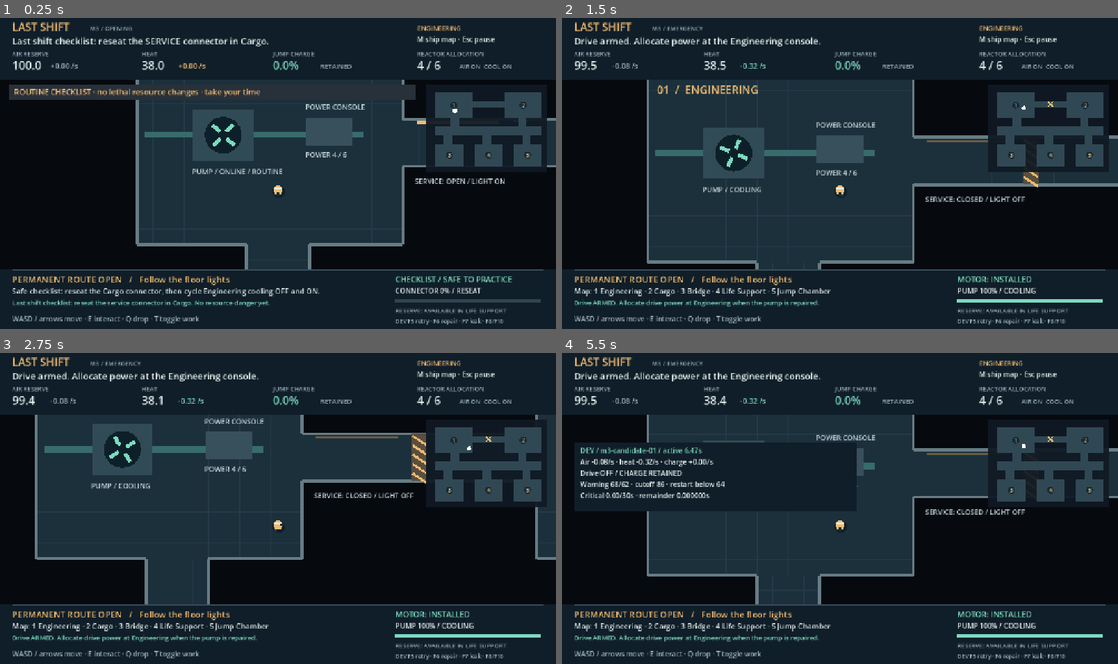
Above: before the commit, frames 1-4 (two rows, left to right).
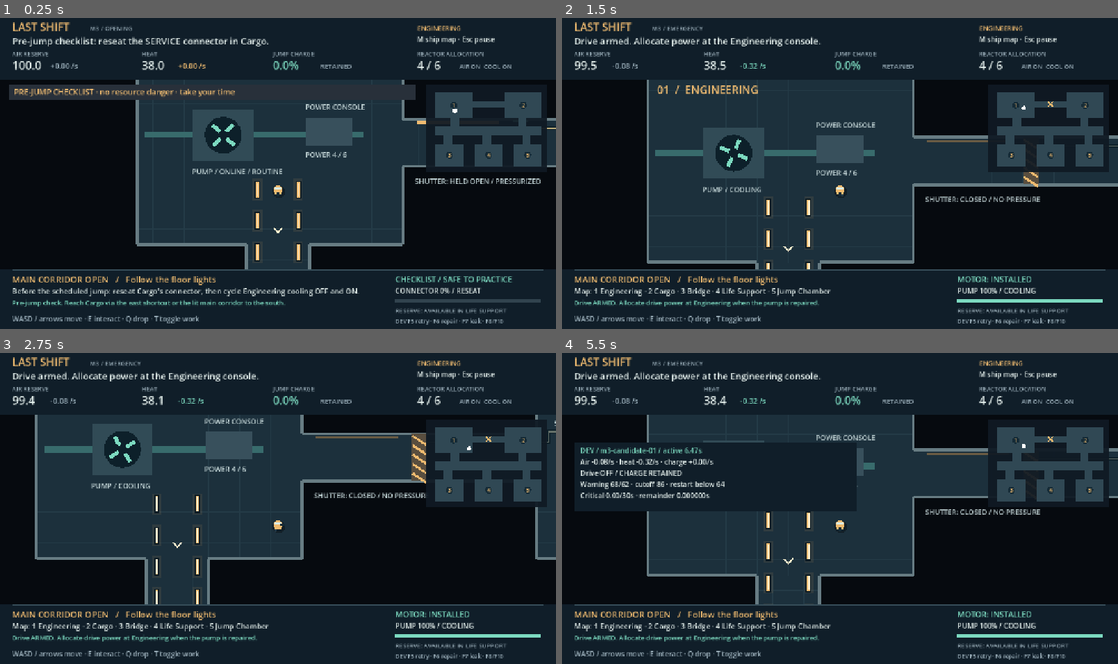
Above: after the commit, the same moments.

Repository: Johnson-Dev-Agent-Management/lastshift
Game: Godot game, scene res://scenes/ship.tscn
Same seed, same stepped clock (60 frames per second), same inputs: the game is played once before the commit and once after it.
Inputs (mouse positions are in pixels of both pictures, inside the frame that each line leads up to):
- Up to frame 1 (0.25 s): no input
- Up to frame 2 (1.5 s): move the mouse to (962, 157) at 0.52 s; hold D (move_right) 0.53-1.28 s; hold F7 (dev_leak) 0.53-1.28 s; click (962, 157) at 0.67 s; tap F6 (dev_ready) at 0.8, 1.35 s; move the mouse to (728, 189) at 1.27 s; hold S (move_down) from 1.28 s (still down)
- Up to frame 3 (2.75 s): tap Q (drop) at 1.55 s; move the mouse to (333, 440) at 2.02 s; release S (move_down) at 2.03 s; hold D (move_right) from 2.03 s (still down); hold Q (drop) from 2.03 s (still down); tap E (interact) at 2.3 s
- Up to frame 4 (5.5 s): move the mouse to (812, 570) at 2.77 s; release D (move_right) at 2.78 s; release Q (drop) at 2.78 s; hold W (move_up) 2.78-3.53 s; tap E (interact) at 2.85, 5.3 s; click (812, 570) at 2.92 s; tap F7 (dev_leak) at 3.05 s; move the mouse to (1006, 555) at 3.52 s; hold F7 (dev_leak) 3.53-4.28 s; hold A (move_left) 3.53-5.03 s; tap F6 (dev_ready) at 3.8 s; move the mouse to (673, 461) at 4.27 s; tap F8 (dev_overlay) at 4.35 s; tap Q (drop) at 4.55 s; move the mouse to (867, 508) at 5.02 s; hold S (move_down) from 5.03 s (still down); hold F6 (dev_ready) from 5.03 s (still down); click (867, 508) at 5.17 s

The runs differ from the first frame. In frame 1, 3.0% of the frame differs, in the area x 2-100%, y 6-93%; in frame 2, 1.1%; in frame 3, 1.2%; in frame 4, 1.2%.

Commit message:
Clarify ship routes, jump failure and door motor salvage

Diff:
--- a/game/balance_profile.tres
+++ b/game/balance_profile.tres
@@ -28,7 +28,7 @@
 critical_clear = 88.0
 critical_grace_seconds = 30.0
 connector_seconds = 4.0
-transition_message_seconds = 2.0
+transition_message_seconds = 4.0
 leak_charge_gate = 30.0
 recovery_seconds = 40.0
 leak_warning_seconds = 6.0
--- a/game/project.godot
+++ b/game/project.godot
@@ -3,7 +3,7 @@
 
 [application]
 config/name="Last Shift"
-config/version="0.3.0"
+config/version="0.3.1"
 run/main_scene="res://scenes/ship.tscn"
 config/features=PackedStringArray("4.6", "GL Compatibility")
 config/icon="res://assets/icon.svg"
--- a/game/scripts/balance_profile.gd
+++ b/game/scripts/balance_profile.gd
@@ -26,7 +26,7 @@
 @export var critical_clear := 88.0
 @export var critical_grace_seconds := 30.0
 @export var connector_seconds := 4.0
-@export var transition_message_seconds := 2.0
+@export var transition_message_seconds := 4.0
 @export var leak_charge_gate := 30.0
 @export var recovery_seconds := 40.0
 @export var leak_warning_seconds := 6.0
--- a/game/scripts/hud.gd
+++ b/game/scripts/hud.gd
@@ -81,18 +81,24 @@
 		text_at(Vector2(42, 309), "Warning %.0f/%.0f · cutoff %.0f · restart below %.0f" % [profile.heat_warning_enter, profile.heat_warning_clear, profile.drive_cutoff, profile.drive_restart], 16)
 		text_at(Vector2(42, 335), "Critical %.2f/%.0fs · remainder %.6fs" % [state.critical_elapsed, profile.critical_grace_seconds, state.accumulator], 16)
 	if state.stage == ship.State.Stage.TRANSITION:
-		draw_rect(Rect2(0, 142, 1280, 438), Color(0.12, 0.08, 0.05, 0.72))
+		var pre_jump: bool = state.announcement_index == 0
+		draw_rect(Rect2(0, 142, 1280, 438), Color(0.03, 0.09, 0.12, 0.72) if pre_jump else Color(0.12, 0.08, 0.05, 0.72))
 		draw_rect(Rect2(210, 200, 860, 350), Color("101e29"))
-		text_at(Vector2(240, 239), "JUMP FAULT / EVACUATION REPORT", 24, AMBER)
-		for i in range(state.announcement_index + 1):
-			text_at(Vector2(240, 291 + i * 43), state.ANNOUNCEMENTS[i], 22, INK, 800)
+		text_at(Vector2(240, 239), "SHIP STATUS / " + ("SCHEDULED JUMP" if pre_jump else "EMERGENCY REPORT"), 22, MINT if pre_jump else AMBER)
+		text_at(Vector2(982, 239), "%d / %d" % [state.announcement_index + 1, state.ANNOUNCEMENTS.size()], 17, MUTED, 70)
+		var lines: PackedStringArray = state.ANNOUNCEMENTS[state.announcement_index].split("\n")
+		text_at(Vector2(240, 314), lines[0], 27, INK, 800)
+		for i in range(1, lines.size()):
+			text_at(Vector2(240, 340 + i * 36), lines[i], 22, INK, 800)
 		text_at(Vector2(240, 507), "Resources held until control returns. Esc pauses this report.", 17, MUTED)
+		for i in state.ANNOUNCEMENTS.size():
+			draw_rect(Rect2(240 + i * 202, 527, 188, 4), (MINT if pre_jump else AMBER) if i <= state.announcement_index else Color("31434e"))
 	if state.terminal(): draw_rect(Rect2(0, 0, 1280, 720), Color(0, 0, 0, 0.5))
 
 func warning_text() -> String:
 	var state = ship.state
 	if state.terminal(): return ""
-	if state.stage == ship.State.Stage.OPENING: return "ROUTINE CHECKLIST · no lethal resource changes · take your time"
+	if state.stage == ship.State.Stage.OPENING: return "PRE-JUMP CHECKLIST · no resource danger · take your time"
 	if state.critical:
 		var action := "keep cooling powered" if state.cooling_active() else "turn on cooling"
 		if state.drive_powered: action += ", stop drive"
@@ -113,11 +119,12 @@
 	if state.escaped: return "SHIFT COMPLETE — YOU BROUGHT THE SHIP HOME"
 	if not state.failure.is_empty(): return "SHIFT ENDED — " + state.failure
 	if state.stage == ship.State.Stage.OPENING:
-		if not state.connector_ready: return "Last shift checklist: reseat the SERVICE connector in Cargo."
-		return "Checklist: Engineering power console — switch cooling OFF, then ON."
-	if state.stage == ship.State.Stage.TRANSITION: return "Jump failure. Await the evacuation report."
+		if not state.connector_ready: return "Pre-jump checklist: reseat the SERVICE connector in Cargo."
+		return "Pre-jump check: Engineering power — cycle cooling OFF, then ON."
+	if state.stage == ship.State.Stage.TRANSITION:
+		return "Checklist complete. Stand by for the scheduled jump." if state.announcement_index == 0 else "Jump failure. Read the ship status report."
 	if state.escape_ready(): return "RETURN TO BRIDGE — JUMP READY"
-	if state.motor == State.Motor.DONOR: return "Get home. Restore cooling — find the donor motor in Cargo."
+	if state.motor == State.Motor.DONOR: return "Get home. Restore cooling — salvage Cargo's door-pump motor."
 	if state.motor == State.Motor.DROPPED: return "Get home. Recover the motor marked on your map."
 	if not state.repaired: return "Get home. Carry the motor to Engineering and repair the pump."
 	if not state.drive_armed: return "Cooling repaired. Arm the drive in the Jump Chamber."
--- a/game/scripts/repair_state.gd
+++ b/game/scripts/repair_state.gd
@@ -22,7 +22,7 @@
 	if motor != Motor.DONOR:
 		return false
 	motor = Motor.CARRIED
-	record("Motor salvaged. Shortcut CLOSED; work light OFF. Permanent corridor remains OPEN.")
+	record("Motor removed. Pressure lost; service shutter CLOSED, work light OFF. Main corridor OPEN.")
 	return true
 
 func drop_at(point: Vector2, safe: bool) -> bool:
--- a/game/scripts/run_controller.gd
+++ b/game/scripts/run_controller.gd
@@ -2,7 +2,12 @@
 ## Opening, transition, emergency and outcomes share the simulation's fixed clock.
 const Scenario = preload("res://scripts/scenario_controller.gd")
 enum Stage { OPENING, TRANSITION, EMERGENCY, WON, LOST }
-const ANNOUNCEMENTS := ["JUMP FAILED — SERVICE SECTION ISOLATED", "CREW EVACUATION COMPLETE", "MAINTENANCE POD: LAUNCH FAILURE", "ONE LIFE SIGN REMAINING"]
+const ANNOUNCEMENTS := [
+	"COOLING VERIFIED — CHECKLIST COMPLETE\nBridge: preparing the scheduled jump.",
+	"JUMP FAILED — POWER SURGE\nCoolant motor offline. Service section isolated.",
+	"CREW EVACUATION COMPLETE\nYour maintenance pod failed its launch check.",
+	"ONE LIFE SIGN REMAINING\nThe ship is your way home.\nRestore cooling, then charge the jump drive."
+]
 var stage := Stage.OPENING
 var scenario: RefCounted
 var opening_seconds := 0.0
@@ -24,14 +29,14 @@
 	if with_opening:
 		repaired = true
 		repair_elapsed = profile.repair_seconds
-		record("Last shift checklist: reseat the service connector in Cargo, then check Engineering power.")
+		record("Pre-jump check. Reach Cargo via the east shortcut or the lit main corridor to the south.")
 	else:
 		begin_emergency()
 
 func command_blocked() -> String:
 	var blocked := super.command_blocked()
 	if not blocked.is_empty(): return blocked
-	if stage == Stage.TRANSITION: return "Jump fault — wait for the evacuation report."
+	if stage == Stage.TRANSITION: return "Stand by — ship status report in progress."
 	return ""
 
 func emergency_command() -> bool:
@@ -78,13 +83,14 @@
 			if connector_elapsed + 0.000000001 >= profile.connector_seconds:
 				connector_elapsed = profile.connector_seconds
 				connector_ready = true
-				record("CONNECTOR SEATED — return to Engineering. Switch cooling OFF, then ON for the safe power check.")
+				record("CONNECTOR SEATED — return to Engineering. Cycle cooling OFF then ON to finish the pre-jump check.")
 		return
 	if stage == Stage.TRANSITION:
 		transition_seconds += STEP
 		var index := mini(ANNOUNCEMENTS.size() - 1, int((transition_seconds + 0.000000001) / profile.transition_message_seconds))
 		if index != announcement_index:
 			announcement_index = index
+			if index == 1: fail_coolant()
 			record(ANNOUNCEMENTS[index])
 		if transition_seconds + 0.000000001 >= ANNOUNCEMENTS.size() * profile.transition_message_seconds:
 			begin_emergency()
@@ -111,12 +117,16 @@
 			drive_powered = false
 			record("SHIFT COMPLETE — jump successful. You brought the ship home.")
 
-func begin_emergency() -> void:
+func fail_coolant() -> void:
 	if scenario.coolant_fired: return
-	stage = Stage.EMERGENCY
 	scenario.coolant_fired = true
 	repaired = false
 	repair_elapsed = 0.0
+
+func begin_emergency() -> void:
+	if stage == Stage.EMERGENCY or terminal(): return
+	fail_coolant()
+	stage = Stage.EMERGENCY
 	# Routine resources never depleted; start the response clock only now.
 	record("GET HOME. Coolant pump failed. Salvage the Cargo motor; restore cooling, then charge the drive.")
 
--- a/game/scripts/ship.gd
+++ b/game/scripts/ship.gd
@@ -22,7 +22,7 @@
 var work_latched := false
 var work_active := false
 var work_task := "pump"
-var message := "Last shift checklist: reseat the service connector in Cargo. No resource danger yet."
+var message := "Pre-jump check. Reach Cargo via the east shortcut or the lit main corridor to the south."
 var phase := 0.0
 var drive_switch_pull := 0.0
 var drive_arm_flash := 0.0
@@ -95,12 +95,12 @@
 	add_child(body)
 
 func build_menus() -> void:
-	salvage_panel = panel(Vector2(600, 262))
+	salvage_panel = panel(Vector2(720, 340))
 	var box := menu_box(salvage_panel)
-	menu_label(box, "SALVAGE CARGO MOTOR?", 25)
-	menu_label(box, "Cost: the service shortcut closes and its work light goes out.\nThe permanent corridor stays lit and open.\nThe motor will restore the Engineering coolant pump.", 18)
+	menu_label(box, "SALVAGE SERVICE-DOOR MOTOR?", 25)
+	menu_label(box, "This motor pressurizes the Cargo service-door hydraulics.\nRemoving it closes the safety shutter; it cannot reopen.\nIsolating the door assembly also cuts its work light.\nThe main corridor stays lit and open.\nInstall the motor in Engineering's coolant pump.", 18)
 	var confirm := Button.new()
-	confirm.text = "Salvage motor — accept shortcut closure"
+	confirm.text = "Take motor — close the service shutter"
 	confirm.pressed.connect(confirm_salvage)
 	box.add_child(confirm)
 	cancel_button = Button.new()
@@ -386,18 +386,18 @@
 		"drive": return "JUMP DRIVE / " + state.drive_status() + (" · E to arm" if not state.drive_armed else "")
 		"reserve": return "EMERGENCY AIR / " + ("EMPTY" if state.reserve_used else "E to preview +%.2f air" % state.reserve_gain())
 		"bridge": return "BRIDGE / " + ("E to initiate JUMP" if state.escape_ready() else "Drive charge required")
-		"donor": return "CARGO DONOR MOTOR   /   E to review salvage"
+		"donor": return "SERVICE-DOOR PUMP MOTOR   /   E to review salvage"
 		"motor": return "MOTOR ON DECK   /   E to pick up"
 		"pump":
 			if state.repaired: return "COOLANT PUMP / " + state.pump_status() + " — repair permanent"
 			if state.motor == State.Motor.CARRIED: return "COOLANT PUMP   /   %s E to repair · %d%%" % ["Press" if toggle_work else "Hold", progress_percent()]
 			return "COOLANT PUMP   /   BROKEN — motor required"
-	return "PERMANENT ROUTE OPEN   /   Follow the floor lights"
+	return "MAIN CORRIDOR OPEN   /   Follow the floor lights"
 
 func prompt_detail() -> String:
 	if state.terminal(): return state.recovery_advice()
 	if state.stage == State.Stage.OPENING:
-		return "Safe checklist: reseat the Cargo connector, then cycle Engineering cooling OFF and ON."
+		return "Before the scheduled jump: reseat Cargo's connector, then cycle Engineering cooling OFF and ON."
 	match target:
 		"leak": return "Built-in repair tool · %.0fs total · progress retained · removes %.2f air loss per second." % [profile.patch_seconds, profile.leak_drain]
 		"power": return "Life support slows air loss. Cooling removes heat. Drive charging requires a power tradeoff."
@@ -407,7 +407,7 @@
 			return "Pull the switch here, then allocate power in Engineering. Charge survives power loss and heat cutoff."
 		"reserve": return "One use. Preview shows the capped gain; full air never wastes the reserve."
 		"bridge": return "Manual jump requires full charge. Air and heat continue until the jump succeeds."
-		"donor": return "Cost: closes the service shortcut and turns off its work light. Main route stays open."
+		"donor": return "Motor holds the shutter open through hydraulic pressure. Removing it closes the shortcut."
 		"motor": return "One motor. Carry it to Engineering. Dropped parts never block the route."
 		"pump":
 			if state.repaired: return "Heat trend: %+.2f /s. Cooling requires power; this repair will not fail again." % state.heat_rate()
@@ -419,10 +419,11 @@
 	queue_redraw()
 
 func on_event(value: String) -> void:
-	message = value
+	# Full report pages stay in the event log; the narrow HUD shows their heading.
+	message = value.get_slice("\n", 0)
 	if value.begins_with("PUMP REPAIRED"):
 		feedback.confirm(true)
-	elif value.begins_with("HULL SEALED") or value.begins_with("CONNECTOR SEATED"):
+	elif value.begins_with("HULL SEALED") or value.begins_with("CONNECTOR SEATED") or value.begins_with("COOLING VERIFIED"):
 		feedback.confirm(true)
 	elif value.begins_with("HULL LEAK") or value.begins_with("CARGO SEAL") or value.begins_with("JUMP FAILED"):
 		feedback.alert()
@@ -468,6 +469,33 @@
 		file.store_string(JSON.stringify({"milestone": "M3", "version": ProjectSettings.get_setting("application/config/version"), "engine": Engine.get_version_info()["string"], "profile": profile.profile_id, "events": state.events, "snapshot": state.snapshot()}, "\t"))
 		message = "Local event log: " + ProjectSettings.globalize_path("user://m3-events.json")
 
+func floor_light(area: Rect2) -> void:
+	# Static emissive-looking fixtures work in Compatibility without a light pass.
+	draw_rect(area.grow(8), Color(1.0, 0.73, 0.4, 0.09))
+	draw_rect(area.grow(3), Color("0b1a23"))
+	draw_rect(area, Color("efbb70"))
+	draw_rect(area.grow(-2), Color("fff0ce"))
+
+func draw_floor_lights() -> void:
+	# Independent emergency circuits keep the entire normal route readable.
+	for x in range(160, 2050, 100):
+		floor_light(Rect2(x, 785, 44, 8))
+		floor_light(Rect2(x, 890, 44, 8))
+	# Paired strips start inside all five rooms and continue through their exits.
+	for lane in [Rect2(424, 440, 104, 340), Rect2(1664, 440, 104, 340),
+			Rect2(304, 940, 104, 320), Rect2(1024, 940, 104, 320), Rect2(1744, 940, 104, 320)]:
+		for y in range(int(lane.position.y), int(lane.end.y), 80):
+			# Leave the lower rooms' title band clear, then fit before the landmarks.
+			var light_y := 1140 if y == 1100 else y
+			var length := 24 if y == 1100 else 40
+			floor_light(Rect2(lane.position.x, light_y, 8, length))
+			floor_light(Rect2(lane.end.x, light_y, 8, length))
+	for marker in [Vector3(480, 570, 1), Vector3(1720, 570, 1),
+			Vector3(360, 1148, -1), Vector3(1080, 1148, -1), Vector3(1800, 1148, -1)]:
+		var tip := Vector2(marker.x, marker.y)
+		draw_polyline(PackedVector2Array([tip + Vector2(-12, -12 * marker.z), tip,
+			tip + Vector2(12, -12 * marker.z)]), Color("fff0ce"), 4)
+
 func _draw() -> void:
 	var font := ThemeDB.fallback_font
 	for area: Rect2 in Layout.floors():
@@ -478,9 +506,7 @@
 			draw_line(Vector2(area.position.x, y), Vector2(area.end.x, y), Color("243b47"), 1)
 	for wall in wall_segments:
 		draw_rect(wall, Color("677c83"))
-	for x in range(160, 2050, 120):
-		draw_rect(Rect2(x, 785, 38, 5), Color("efbb70"))
-		draw_rect(Rect2(x, 890, 38, 5), Color("efbb70"))
+	draw_floor_lights()
 	draw_string(font, Vector2(640, 853), "PERMANENT CORRIDOR  /  ALWAYS OPEN", HORIZONTAL_ALIGNMENT_LEFT, -1, 23, Color("c5d4d4"))
 	for i in Layout.ROOMS.size():
 		var corner: Vector2 = Layout.ROOMS[i].position + Vector2(24, 48)
@@ -498,6 +524,9 @@
 	draw_rect(Rect2(552, 275, 120, 70), Color("38505c"))
 	machine_label(Vector2(550, 377), "POWER %d / %d" % [state.used_power(), profile.capacity])
 	# Cargo: crate silhouettes and donor, all floor decals, never solid blockers.
+	var hydraulic_line := PackedVector2Array([Layout.DONOR, Vector2(1760, 320), Vector2(1760, 275), Vector2(1430, 275), Vector2(1430, 302), Vector2(1120, 302)])
+	draw_polyline(hydraulic_line, Color("0e2029"), 10)
+	draw_polyline(hydraulic_line, Color("66716a") if state.shortcut_closed() else Color("bcab79"), 4)
 	for x in [1450, 1560, 1930]:
 		for y in [435, 515]:
 			if x == 1930 and y == 515:
@@ -507,10 +536,10 @@
 	draw_rect(Rect2(1760, 255, 160, 130), Color("3c4d54"))
 	if not state.shortcut_closed():
 		draw_motor(Layout.DONOR)
-	machine_label(Vector2(1740, 420), "DONOR / " + ("EMPTY" if state.shortcut_closed() else "MOTOR"))
+	machine_label(Layout.DONOR + Vector2(0, 100), "DOOR PUMP / " + ("MOTOR REMOVED" if state.shortcut_closed() else "PRESSURIZED"), true)
 	draw_rect(Rect2(Layout.CONNECTOR - Vector2(28, 20), Vector2(56, 40)), Color("38505c"))
 	draw_line(Layout.CONNECTOR - Vector2(35, 0), Layout.CONNECTOR + Vector2(35, 0), Color("7cdac0") if state.connector_ready else Color("efbb70"), 8)
-	machine_label(Layout.CONNECTOR + Vector2(-45, -35), "SERVICE")
+	machine_label(Layout.CONNECTOR + Vector2(0, 50), "SERVICE", true)
 	if state.scenario.leak_fired:
 		if state.leak_patched:
 			draw_rect(Rect2(Layout.LEAK - Vector2(32, 24), Vector2(64, 48)), Color("426f69"))
@@ -526,7 +555,7 @@
 	# Shortcut gate and its explicitly labeled work light.
 	var light_color := Color("6a5b43") if state.shortcut_closed() else Color("efbb70")
 	draw_rect(Rect2(835, 285, 210, 7), light_color)
-	machine_label(Vector2(830, 445), "SERVICE: " + ("CLOSED / LIGHT OFF" if state.shortcut_closed() else "OPEN / LIGHT ON"))
+	machine_label(Vector2(830, 445), "SHUTTER: " + ("CLOSED / NO PRESSURE" if state.shortcut_closed() else "HELD OPEN / PRESSURIZED"))
 	if state.shortcut_closed():
 		draw_rect(Layout.GATE, Color("594e3f"))
 		for y in range(285, 390, 24):
@@ -538,7 +567,7 @@
 	for i in 12:
 		draw_circle(Vector2(197 + i * 31, 1185 + (i * 17) % 48), 2, Color("a8c6ce"))
 	draw_arc(Vector2(380, 1330), 60, PI, TAU, 24, Color("7cdac0"), 12)
-	machine_label(Vector2(270, 1410), "HELM / " + ("JUMP READY" if state.escape_ready() else "WAITING FOR CHARGE"))
+	machine_label(Layout.BRIDGE + Vector2(0, 80), "HELM / " + ("JUMP READY" if state.escape_ready() else "WAITING FOR CHARGE"), true)
 	# Life-support cylinders.
 	for x in [915, 1045, 1175]:
 		draw_style_box(cylinder_style(), Rect2(x, 1200, 80, 160))
@@ -593,8 +622,10 @@
 		draw_arc(point, 74 + (1.2 - drive_arm_flash) * 28, 0, TAU, 64, flash, 4)
 		draw_string(font, point + Vector2(-230, -85), "DRIVE ARMED", HORIZONTAL_ALIGNMENT_LEFT, -1, 22, flash)
 
-func machine_label(point: Vector2, value: String) -> void:
-	draw_string(ThemeDB.fallback_font, point, value, HORIZONTAL_ALIGNMENT_LEFT, -1, 18, Color("bfd1d3"))
+func machine_label(point: Vector2, value: String, centered := false) -> void:
+	var font := ThemeDB.fallback_font
+	var offset := Vector2(-font.get_string_size(value, HORIZONTAL_ALIGNMENT_LEFT, -1, 18).x / 2, 0) if centered else Vector2.ZERO
+	draw_string(font, point + offset, value, HORIZONTAL_ALIGNMENT_LEFT, -1, 18, Color("bfd1d3"))
 
 func draw_motor(point: Vector2) -> void:
 	draw_rect(Rect2(point - Vector2(18, 12), Vector2(36, 24)), Color("7cdac0"))
--- a/game/scripts/systems_panel.gd
+++ b/game/scripts/systems_panel.gd
@@ -88,7 +88,7 @@
 	summary.text = "POWER %d / %d   ·   AIR %.1f   ·   HEAT %.1f   ·   CHARGE %.1f%%" % [state.used_power(), profile.capacity, state.air, state.heat, state.charge]
 	detail.text = "Time is running. Close this panel, then Esc to pause.\nDrive: " + state.drive_status() if power_mode else "Time is running. One use only; the preview updates to the actual available gain."
 	var opening: bool = state.stage == ship.State.Stage.OPENING
-	if opening: detail.text = "SAFE CHECKLIST · no resource danger.\nReseat the Cargo connector, then switch cooling OFF and ON."
+	if opening: detail.text = "PRE-JUMP CHECK · no resource danger.\nCycle cooling OFF then ON to complete the scheduled-jump checks."
 	for consumer: String in buttons:
 		var button: Button = buttons[consumer]
 		button.visible = power_mode
--- a/game/tests/capture.gd
+++ b/game/tests/capture.gd
@@ -27,6 +27,10 @@
 		ship.map_open = true
 		await capture(viewport, "opening-map")
 		ship.map_open = false
+		await capture(viewport, "opening-lights")
+		for i in range(1, ship.Layout.ROOMS.size()):
+			ship.player.position = ship.Layout.ROOMS[i].get_center()
+			await capture(viewport, "room-lights-%d" % i)
 		ship.player.position = ship.Layout.CONNECTOR + Vector2(0, 70)
 		await capture(viewport, "opening-connector")
 		ship.state.work_target = "connector"
@@ -36,11 +40,18 @@
 		await capture(viewport, "opening-power")
 		ship.state.set_power("cooling", false)
 		ship.state.set_power("cooling", true)
-		ship.state.advance(6, false, false, false, 6)
-		await capture(viewport, "evacuation")
-		ship.state.advance(2, false, false, false, 6)
+		for beat in ship.state.ANNOUNCEMENTS.size():
+			await capture(viewport, "report-%d" % beat)
+			ship.state.advance(ship.profile.transition_message_seconds, false, false, false, 6)
 		await capture(viewport, "emergency")
-		ship.state.salvage()
+		ship.player.position = ship.Layout.DONOR + Vector2(0, 80)
+		await capture(viewport, "door-pump")
+		ship.interact()
+		await capture(viewport, "salvage-cost")
+		ship.confirm_salvage()
+		await capture(viewport, "door-pump-removed")
+		ship.player.position = Vector2(1200, 340)
+		await capture(viewport, "closed-shutter")
 		ship.state.work_target = "pump"
 		ship.state.advance(6, true, true, false, 6)
 		ship.state.arm_drive()
--- a/game/tests/m3_test.gd
+++ b/game/tests/m3_test.gd
@@ -66,18 +66,20 @@
 	state.set_power("cooling", false)
 	expect(state.stage == Run.Stage.OPENING, "Power lesson requires restoring cooling")
 	state.set_power("cooling", true)
-	expect(state.stage == Run.Stage.TRANSITION, "Completed checklist starts jump failure")
+	expect(state.stage == Run.Stage.TRANSITION and state.announcement_index == 0 and state.repaired, "Completed checklist first verifies cooling before the scheduled jump")
 	tick(state, 1)
 	state.is_paused = true
 	frozen = state.snapshot()
 	tick(state, 100)
 	expect(state.snapshot() == frozen, "Pause freezes announcement clock")
 	state.is_paused = false
-	tick(state, 7)
+	tick(state, PROFILE.transition_message_seconds - 1)
+	expect(state.announcement_index == 1 and not state.repaired and state.scenario.coolant_fired and state.air == 100 and state.active_seconds == 0, "Surge stops the pump after its pre-jump beat without spending response time")
+	tick(state, PROFILE.transition_message_seconds * (Run.ANNOUNCEMENTS.size() - 1))
 	var announcements: Array[String] = []
 	for entry in state.events:
 		if entry["event"] in Run.ANNOUNCEMENTS: announcements.append(entry["event"])
-	expect(announcements == Array(Run.ANNOUNCEMENTS), "Evacuation, dead pod and one life sign appear in exact order once")
+	expect(announcements == Array(Run.ANNOUNCEMENTS), "Scheduled jump, fault, evacuation/pod failure and way home appear in order once")
 	expect(state.stage == Run.Stage.EMERGENCY and not state.repaired and state.air == 100 and state.active_seconds == 0, "Emergency starts after transition without consuming response time")
 	state.begin_emergency()
 	expect(count_events(state, "GET HOME") == 1, "Coolant fault fires once")
@@ -230,7 +232,7 @@
 	await frames(60)
 	expect(ship.state.transition_seconds == seconds, "Scene pause freezes transition")
 	tap(KEY_ESCAPE)
-	await frames(490)
+	await frames(int(PROFILE.transition_message_seconds * Run.ANNOUNCEMENTS.size() * 60) + 10)
 	expect(ship.state.stage == Run.Stage.EMERGENCY and not ship.player.frozen, "Control returns to emergency without stale panel state")
 	tap(KEY_F7)
 	await frames(2)
Not shown, changed: docs/last-shift-game-plan.md
Not shown, changed: docs/m3-validation.md
Not shown, changed: docs/playtest-m3.md
